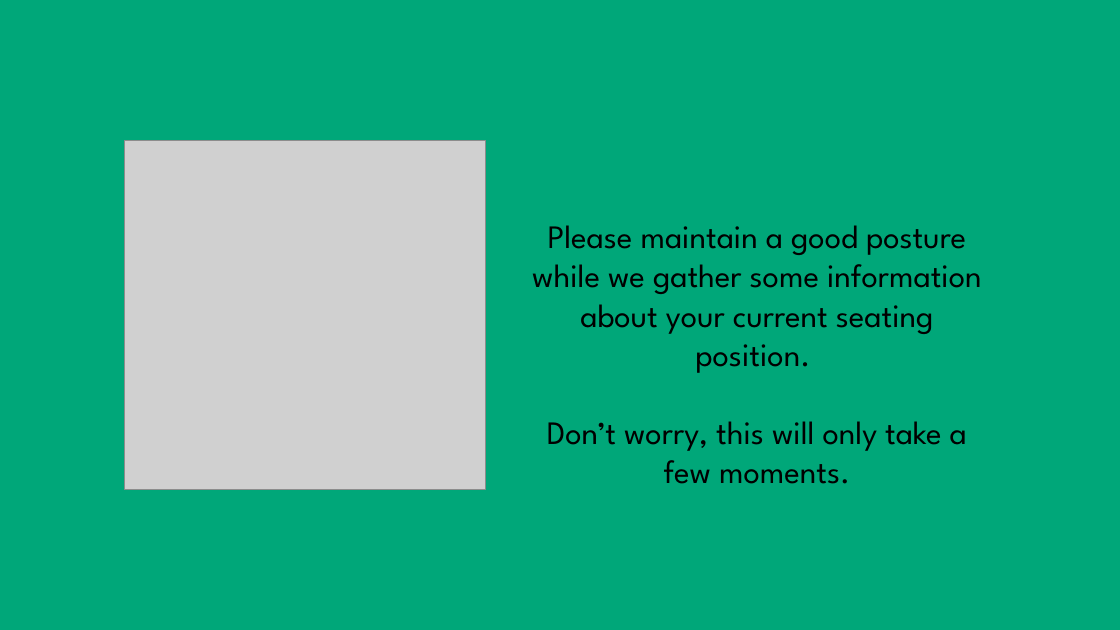
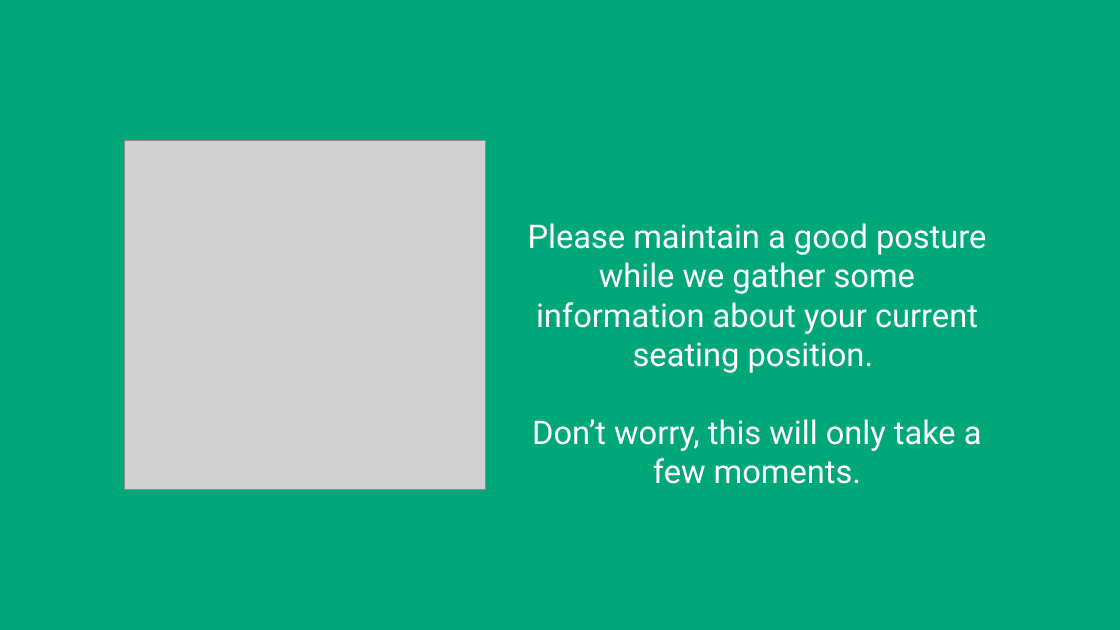
Before and after one commit to wljungbergh/pose-malone, a slide deck: slide 1 of doc/initial_image.pptx. Drawn at 1120x630 pixels with LibreOffice and Linux fonts; fonts in the diff are those of the drawing; grey boxes stand for pictures. Boxes give left, top, right and bottom in pixels: in the first picture for what was removed or moved away, otherwise in the second. Text is boxed around its words. In the diff, an @@ line names an element or a change of style, - is before the commit and + after.

```diff
--- a/doc/initial_image.pptx
+++ b/doc/initial_image.pptx
@@ text "Please maintain a good posture ..." at (x1=528, y1=223, x2=987, y2=484): font League Spartan to Roboto, text colour #000000 to #FFFFFF @@
```
Also in this commit, not shown: 1 slide added, 3 other files.
